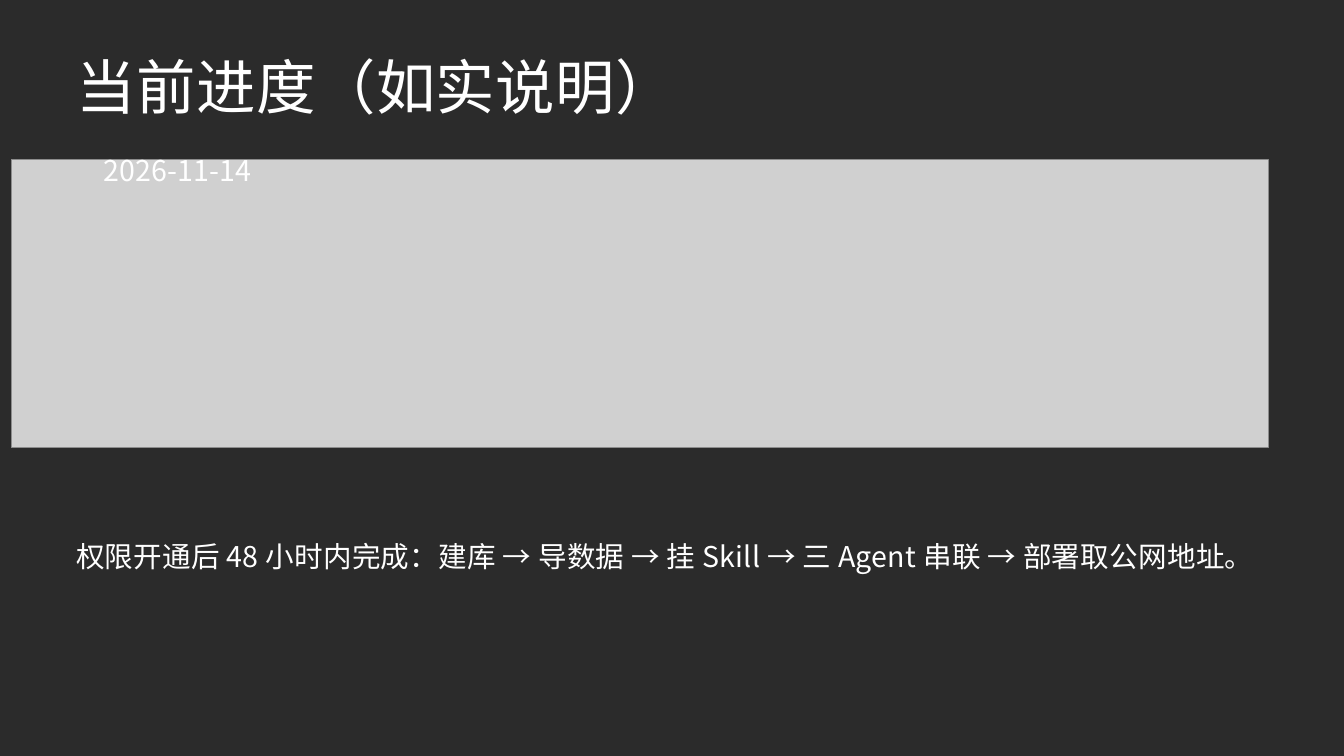
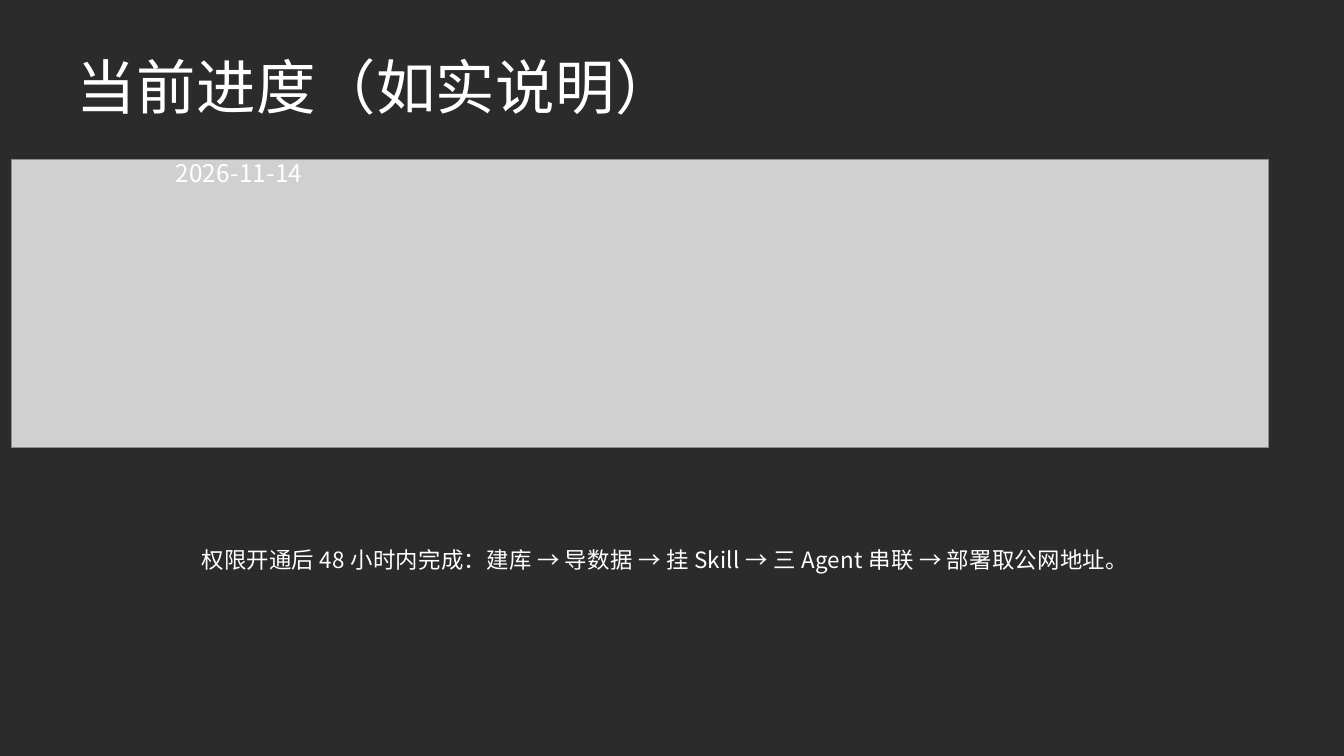
Before and after one commit to Neri0721/yinling-helper, a slide deck: slide 15 of submission/银龄核查助手答辩PPT.pptx. Drawn at 1344x756 pixels with LibreOffice and Linux fonts; fonts in the diff are those of the drawing; grey boxes stand for pictures; background and template pictures are left out; a plain dark background stands for a picture behind light text. Boxes give left, top, right and bottom in pixels: in the first picture for what was removed or moved away, otherwise in the second. Text is boxed around its words. In the diff, an @@ line names an element or a change of style, - is before the commit and + after.

```diff
--- a/submission/银龄核查助手答辩PPT.pptx
+++ b/submission/银龄核查助手答辩PPT.pptx
@@ text "2026-11-14" at (175, 157, 302, 182): size 30.6 to 26 pt, font Noto Sans CJK JP to Noto Sans CJK SC @@
@@ text "权限开通后 48 小时内完成：建库 → 导数据 ..." at (201, 549, 1128, 573): size 30.6 to 24 pt, font Noto Sans CJK JP to Noto Sans CJK SC @@
```
Also in this commit, not shown: 15 other slides changed, 14 other files.
